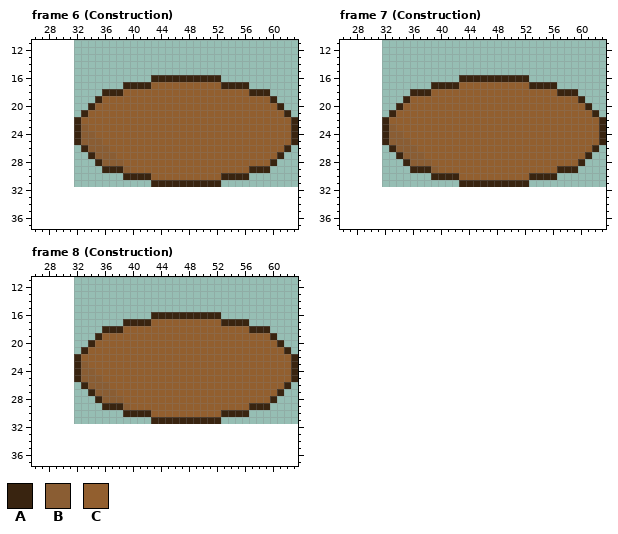
One commit to this pixel-art file: Assets/Sprites/Towers/Mark/Mark Tower.aseprite. That is the earlier state.
32x32 pixels, 15 frames. Shown: frame 6 (Construction): x 26..63, y 11..37; frame 7 (Construction): x 26..63, y 11..37; frame 8 (Construction): x 26..63, y 11..37. The old version is drawn lined up with the new one, on the new canvas. The commit also changed other frames, which this record leaves out.
Palette (. is transparent): A #392410  B #8a5d33  C #925f2f
Pixels before, frame 6 (Construction), first column x 32:
16 ...........AAAAAAAAAA...........
17 .......AAAACCCCCCCCCCAAAA.......
18 ....AAACCCCCCCCCCCCCCCCCCAAA....
19 ...ACCCCCCCCCCCCCCCCCCCCCCCCA...
20 ..ACCCCCCCCCCCCCCCCCCCCCCCCCCA..
21 .ACCCCCCCCCCCCCCCCCCCCCCCCCCCCA.
22 ACCCCCCCCCCCCCCCCCCCCCCCCCCCCCCA
23 ABCCCCCCCCCCCCCCCCCCCCCCCCCCCCCA
24 ABBCCCCCCCCCCCCCCCCCCCCCCCCCCCCA
25 ABBBCCCCCCCCCCCCCCCCCCCCCCCCCCCA
26 .ABBBCCCCCCCCCCCCCCCCCCCCCCCCCA.
27 ..ABBBCCCCCCCCCCCCCCCCCCCCCCCA..
28 ...ABBBCCCCCCCCCCCCCCCCCCCCCA...
29 ....AAABCCCCCCCCCCCCCCCCCAAA....
30 .......AAAACCCCCCCCCCAAAA.......
31 ...........AAAAAAAAAA...........
Pixels before, frame 7 (Construction), first column x 32:
16 ...........AAAAAAAAAA...........
17 .......AAAACCCCCCCCCCAAAA.......
18 ....AAACCCCCCCCCCCCCCCCCCAAA....
19 ...ACCCCCCCCCCCCCCCCCCCCCCCCA...
20 ..ACCCCCCCCCCCCCCCCCCCCCCCCCCA..
21 .ACCCCCCCCCCCCCCCCCCCCCCCCCCCCA.
22 ACCCCCCCCCCCCCCCCCCCCCCCCCCCCCCA
23 ABCCCCCCCCCCCCCCCCCCCCCCCCCCCCCA
24 ABBCCCCCCCCCCCCCCCCCCCCCCCCCCCCA
25 ABBBCCCCCCCCCCCCCCCCCCCCCCCCCCCA
26 .ABBBCCCCCCCCCCCCCCCCCCCCCCCCCA.
27 ..ABBBCCCCCCCCCCCCCCCCCCCCCCCA..
28 ...ABBBCCCCCCCCCCCCCCCCCCCCCA...
29 ....AAABCCCCCCCCCCCCCCCCCAAA....
30 .......AAAACCCCCCCCCCAAAA.......
31 ...........AAAAAAAAAA...........
Pixels before, frame 8 (Construction), first column x 32:
16 ...........AAAAAAAAAA...........
17 .......AAAACCCCCCCCCCAAAA.......
18 ....AAACCCCCCCCCCCCCCCCCCAAA....
19 ...ACCCCCCCCCCCCCCCCCCCCCCCCA...
20 ..ACCCCCCCCCCCCCCCCCCCCCCCCCCA..
21 .ACCCCCCCCCCCCCCCCCCCCCCCCCCCCA.
22 ACCCCCCCCCCCCCCCCCCCCCCCCCCCCCCA
23 ABCCCCCCCCCCCCCCCCCCCCCCCCCCCCCA
24 ABBCCCCCCCCCCCCCCCCCCCCCCCCCCCCA
25 ABBBCCCCCCCCCCCCCCCCCCCCCCCCCCCA
26 .ABBBCCCCCCCCCCCCCCCCCCCCCCCCCA.
27 ..ABBBCCCCCCCCCCCCCCCCCCCCCCCA..
28 ...ABBBCCCCCCCCCCCCCCCCCCCCCA...
29 ....AAABCCCCCCCCCCCCCCCCCAAA....
30 .......AAAACCCCCCCCCCAAAA.......
31 ...........AAAAAAAAAA...........
After the commit:
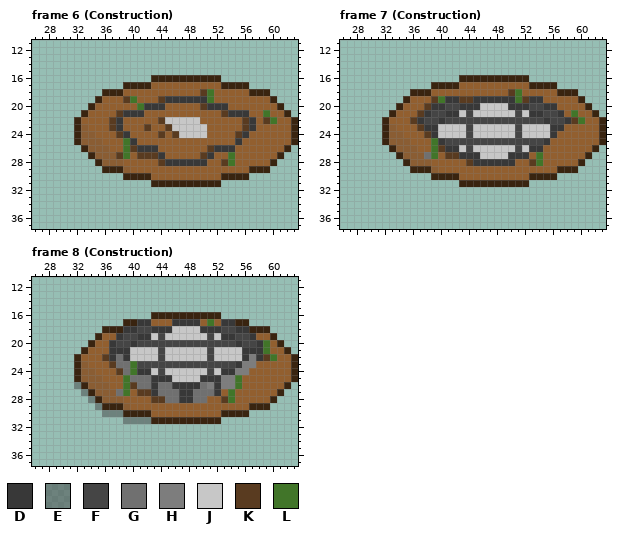
Colours new in this view: D #383838  E #3f3f3f78  F #454545  G #707070  H #7d7d7d  J #c7c7c7  K #593b20  L #417529
Change:
canvas 32x32 -> 64x64, the old top-left corner now at 32,0
Changed rows in their new state; - is an unchanged pixel.
Frame 6 (Construction):
first column x 37:
18 -------------KL---------
19 --KL---KDDDDDDL---------
20 ----LDDD-----KDDD-------
21 -KDDD-----------KDDD--L-
22 KD-----KJJJJJ------KD-KL
23 KD---K--KJJJJJ-----KD---
24 -KD----K-KJJJJ----KD----
25 --LD--------------D-----
26 --LKDDD-------KDDD------
27 -KL-KKKD-----KD--L------
28 -------KDDDDDD--KL------
Frame 7 (Construction):
first column x 36:
18 --------------KL---------
19 ---KLDDKKDDDDDDLKDD------
20 --KDDFFDDDJJJJDDDFFDD----
21 -KDFFDDJFJJJJJJFJDDFFD-L-
22 KDFFDFFFFFFFFFFFFFFDFFDKL
23 -KDDJJJJFJJJJJJFJJJJDD---
24 --KDJJJJFJJJJJJFJJJJD----
25 ---LDFFFFFFFFFFFFFFD-----
26 ---LKDDJFJJJJJJFJDD------
27 --GL-KKDDDJJJJDDD-L------
28 --------KDDDDDD--KL------
Frame 8 (Construction):
first column x 32:
17 ---------DD---DDDD-L-DD------
18 -------DDFFDDDJJJJDDDFFDD----
19 ------DFFDDJFJJJJJJFJDDFFD---
20 -----DFFDFFFFFFFFFFFFFFDFFDL-
21 -----DDDJJJJFJJJJJJFJJJJDDDL-
22 ----KDGDJJJJFJJJJJJFJJJJDHDKL
23 -----KGGLFFFFFFFFFFFFFFDHH---
24 ------KGLDDJFJJJJJJFJDDHH----
25 -------LGGGDDDJJJJDDDHHL-----
26 E------LKGGDGGDDDDGHDHHL-----
27 -E----GL-KKDGGGDDGGGD-L------
28 --E--------KKGGDDGG--KL------
29 ---E-------------------------
30 ----EEE----------------------
31 -------EEEE------------------
Changed places in both pictures, as pixel boxes (x1, y1, x2, y2):
changed: (109, 89, 277, 166)
changed: (410, 89, 585, 166)
changed: (74, 319, 277, 424)
